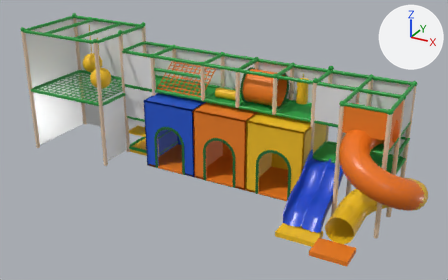
Before and after pictures for a commit that changed the glTF model core/static/site/arena/modelos/brinquedao-modelo-2.glb.
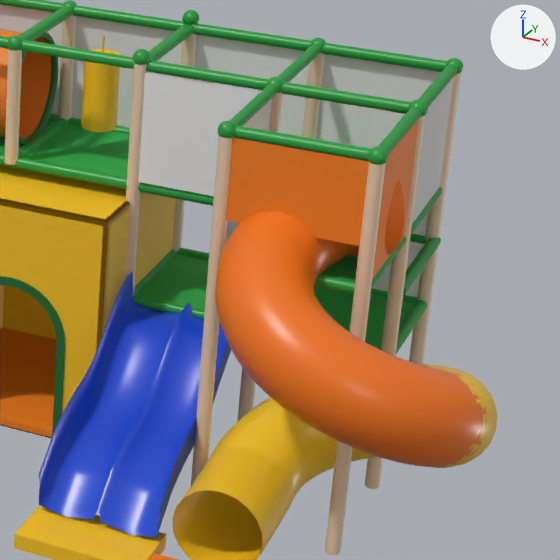
There are two pictures of each version: one whole from a camera (50 mm lens) standing at (7.5, -12.65, 7.72) and looking at (0.51, 0.05, 1.36), one close up on the part from 60% to 100% of the width and 22% to 86% of the height. Every picture has the same lights, and +X, +Y and +Z are marked at upper right. The last two pictures show the newer version. Where no turn or scale is listed for an object, it has been applied to the vertices. Vertices at exactly the same position are counted once.

Script lines for the objects in view, before the commit:
```python
ob_mesh_1 = bpy.data.objects.new('Mesh_1', me_mesh_1)
ob_mesh_1.location = (-5.699, 1.808, 0.0)
ob_mesh_11 = bpy.data.objects.new('Mesh_11', me_mesh_11)
ob_mesh_11.location = (-5.699, 1.808, 0.0)
ob_mesh_2 = bpy.data.objects.new('Mesh_2', me_mesh_2)
ob_mesh_2.location = (-5.699, 1.808, 0.0)
ob_mesh_4 = bpy.data.objects.new('Mesh_4', me_mesh_4)
ob_mesh_4.location = (-5.699, 1.808, 0.0)
ob_mesh_8 = bpy.data.objects.new('Mesh_8', me_mesh_8)
ob_mesh_8.location = (-5.699, 1.808, 0.0)
ob_mesh_9 = bpy.data.objects.new('Mesh_9', me_mesh_9)
ob_mesh_9.location = (-5.699, 1.808, 0.0)
# me_mesh_2
# before: 8 (10.4, -2.19, 2.07), 9 (10.4, -2.19, 2.03), 11 (9.37, -2.19, 2.07), 13 (9.37, -2.19, 2.03)
# me_mesh_4
# before: 144 (10.43, -2.16, 3.01), 145 (10.43, -2.16, 2.1)
# also in view: 'Mesh_7' at (4.72, -0.31, 0.88); 'Mesh_3' at (-0.6, 0.14, 1.45); 'Mesh_13' at (1.09, 1.2, 2.51); 'Mesh_0' at (-0.46, 0.68, 1.79); 'Mesh_6' at (0.3, 0.92, 1.49)
```
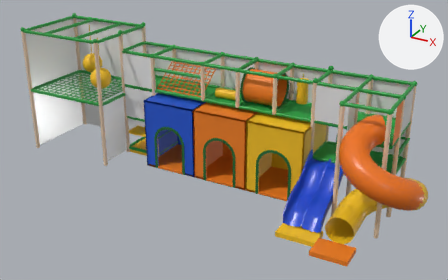
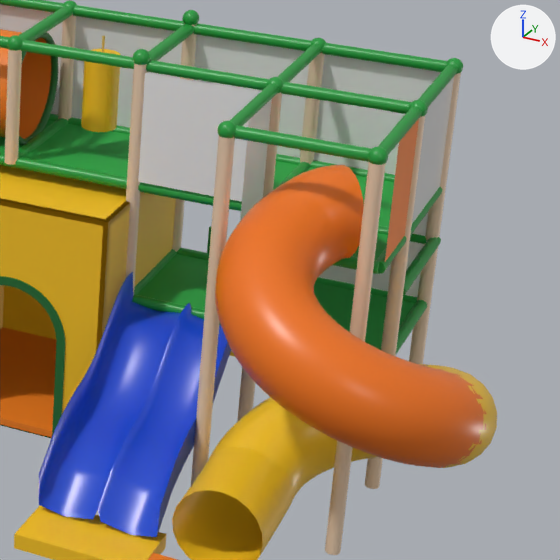
Boxes [x1, y1, x2, y2] around the edits, measured in the close-ups (560 x 560 px; the box of a moved part takes in the faces that stretch with it):
'Mesh_8', reshaped: before [215, 179, 487, 468]; after [215, 165, 487, 468]
part 1 of me_mesh_1, added (mostly hidden): after [207, 226, 211, 253]
part 2 of me_mesh_1, moved or reshaped: before [314, 236, 407, 295]; after [333, 236, 407, 274]
part 3 of me_mesh_2, moved or reshaped: before [314, 257, 358, 295]; after [352, 233, 388, 273]
part 4 of me_mesh_4, deleted (orange): before [226, 137, 369, 246]
part 5 of me_mesh_4, moved or reshaped: before [372, 119, 419, 279]; after [385, 119, 419, 262]
part 6 of me_mesh_8, moved or reshaped: before [225, 179, 485, 454]; after [225, 165, 485, 455]
part 7 of me_mesh_11, moved or reshaped (mostly hidden before): before [226, 99, 272, 242]; after [240, 99, 272, 221]

The edits, one by one:
me_mesh_1 is used by ob_mesh_1; location (-5.699, 1.808, 0.0).
me_mesh_1 had 9677 vertices, 19432 faces and spanned x 0.0..10.47, y -2.26..0.0, z 0.08..3.65.
me_mesh_1 now has 9718 vertices, 19512 faces and spans x 0.0..10.47, y -2.26..0.0, z 0.0..3.65.
me_mesh_1 part 1: a new loose piece, a 10-sided cylinder along z spanning x 8.607..8.658, y -0.052..0.0, z 0.0..1.364, in mat_tubos_verdes (green #1f9a3c).
me_mesh_1 part 2: 23 vertices moved from x 9.33..10.44, y -2.19..-2.14, z 2.02..2.12 to x 9.33..10.44, y -1.78..-1.73, z 2.02..2.12; 18 vertices removed from x 9.37..10.4, y -2.21..-2.12, z 2.02..2.12; 15 vertices added at x 9.37..10.4, y -1.8..-1.71, z 2.02..2.12.
Other edits to the shape of me_mesh_1 do not show in these pictures.
me_mesh_2 is used by ob_mesh_2; location (-5.699, 1.808, 0.0).
me_mesh_2 had 22 vertices, 36 faces and spanned x 2.64..10.4, y -2.19..-0.07, z 1.06..2.07.
me_mesh_2 now has 22 vertices, 36 faces and spans x 2.64..10.4, y -1.76..-0.07, z 1.06..2.07.
Part 3, on me_mesh_2:
Vertices 8, 9, 11, 13 of me_mesh_2 move by (0.0, 0.43, 0.0).
me_mesh_4 is used by ob_mesh_4; location (-5.699, 1.808, 0.0).
Verts and faces of me_mesh_4; kept vertices keep their numbers, new ones are numbered from 428.
me_mesh_4 had 428 vertices, 764 faces and spanned x 3.71..10.43, y -3.62..-0.07, z 0.0..3.01.
me_mesh_4 now has 424 vertices, 762 faces and spans x 3.71..10.43, y -3.62..-0.07, z 0.0..3.01.
me_mesh_4 part 4: the loose piece of 4 vertices spanning x 9.4..10.37, y -2.21, z 2.4..3.01 is deleted.
Part 5, on me_mesh_4:
Vertex 144 moves to (10.43, -1.73, 3.01), pixel (399, 140).
Vertex 145 moves to (10.43, -1.73, 2.1), pixel (384, 262).
me_mesh_8 is used by ob_mesh_8; location (-5.699, 1.808, 0.0).
me_mesh_8 had 1820 vertices, 3600 faces and spanned x 9.44..11.38, y -3.24..-1.23, z 1.05..2.74.
me_mesh_8 now has 1818 vertices, 3598 faces and spans x 9.44..11.38, y -3.24..-1.43, z 1.05..2.74.
me_mesh_8 part 6: 685 vertices moved from x 9.44..11.36, y -3.23..-1.44, z 1.08..2.74 to x 9.44..11.36, y -3.23..-1.45, z 1.08..2.74; 324 vertices removed from x 9.44..11.3, y -3.22..-1.23, z 1.11..2.74; 322 vertices added at x 9.44..11.31, y -3.22..-1.43, z 1.1..2.73.
me_mesh_11 is used by ob_mesh_11; location (-5.699, 1.808, 0.0).
me_mesh_11 had 20 vertices, 10 faces and spanned x 2.68..10.36, y -2.15..-0.1, z 1.15..3.0.
me_mesh_11 now has 20 vertices, 10 faces and spans x 2.68..10.36, y -1.71..-0.1, z 1.15..3.0.
Part 7, on me_mesh_11:
Vertex 14 of me_mesh_11 moves from (9.37, -2.15, 3.0) to (9.37, -1.71, 3.0).
Vertex 15 of me_mesh_11 moves from (9.37, -2.15, 2.12) to (9.37, -1.71, 2.12).
